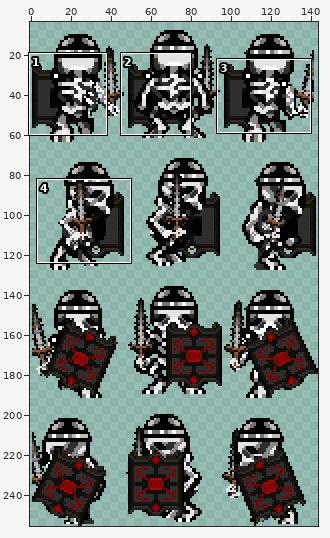
Sprite sheet, stored at data/sprites/monsters/undead/skeleton_guardian_shieldbearer.png. The first picture is a wide view before the edit; the outline marks the close-up.
Close-up. Before the edit:
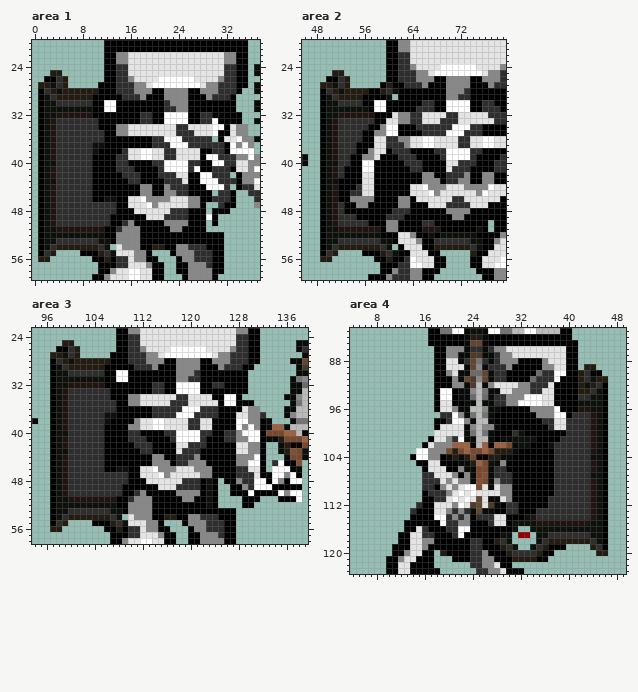
The file is 144x256 pixels. Colours within 5 levels of each other are drawn and written as one. Shown: area 1: x 0..37, y 20..59; area 2: x 46..79, y 20..59; area 3: x 94..139, y 23..58; area 4: x 4..49, y 83..123. The wide view leaves out empty margins. The commit also changed other parts of the picture, which this record leaves out.
The result:
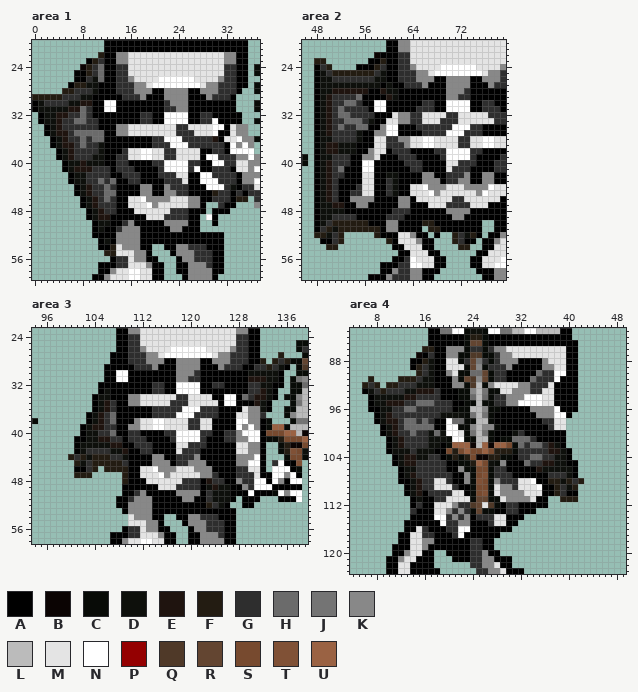
Palette (. is transparent): A #000000  B #0b0403  C #080b07  D #0e100c  E #1f140f  F #231c12  G #2e2e2e  H #6b6b6b  J #747474  K #888888  L #bbbbbb  M #e4e4e4  N #ffffff  P #940001  Q #4f3928  R #634531  S #774a2f  T #805136  U #9a6243
Edits made:
Changed rows in their new state; - is an unchanged pixel.
Area 1:
first column x 0:
22 -----------F------------------------
23 ---------AFG------------------------
24 --------BFGH------------------------
25 ---..--AAFGH------------------------
26 --....-AAGDH------------------------
27 -.....AFFDD-------------------------
28 -....--GGGD-------------------------
29 FFFF-GGGDD--------------------------
30 ADGG--DDEE--------------------------
31 AD----EEHG--------------------------
32 ------GGHG--------------------------
33 ---DE--HH---------------------------
34 -.ADE-------------------------------
35 -.ADEE-HHHHH------------------------
36 -..ADE--H-HH------------------E-----
37 -..ADEE-H-G-------------------------
38 -...ADE---GD------------------------
39 -...ADE---DD------------------------
40 -....ADDEDDD------------------------
41 -....ADEEEGGG-----------------------
42 -.....ADD-GGG--------------------G--
43 -.....ADD-GHGH----------------------
44 -......ADEGGHG-------------------D--
45 -......ADEGGHH----------------F---GA
46 -.......ADEGHG--------------------FF
47 -.......ADE-------------------------
48 -........ADE------------------------
49 -........ADEE---------------.-------
50 -.........ADD---------------.-------
51 -.........AD----------------.-------
52 -.........AA------------------------
53 -..........A------------------------
54 -..........AAF------..--------------
55 -...----....FF----------------------
56 -..-------...-----------------------
Area 2:
first column x 48:
22 ----------BA-----------------
23 FF-------AAF-----------------
24 AGF----AAAFG-----------------
25 ADG--FFFFFGD-----------------
26 ADDG-GGGGGDD-----------------
27 ADD-DDDDDDD-D----------------
28 ADDEEEEEE--ED----------------
29 ADE-GGGH----ED---------------
30 ADEG-HH----------------------
31 ADEGHGGGG--------------------
32 ADEGHHGGGG-------------------
33 ADEG-HHH-D-------------------
34 ADEGH--HH--------------------
35 ADEG---D---------------------
36 AD-G---D---------------------
37 ADE-DDD----------------------
38 ADE-DDD----------------------
39 AD-G-------------------------
40 ADEG-------------------------
41 ADEGH------------------------
42 ADEG--------DD---------------
43 ADEG--------GD---------------
44 ADEG--------GD---------------
45 ADEG--------GD---------------
46 ADEG-------------------------
47 AD--E------------------------
48 AD-DD------------------------
49 AD-G-------------------------
50 ADGFFFFFF---------FF--------.
51 AGF-FFFFFFF-------.FF------A.
52 FF-GF.....F--------.-..FG-F-.
53 --AGF.......F-------...F-AA.-
54 -.FF.........A------....--..-
55 -...----......------------.--
56 -..-------...----------------
Area 3:
first column x 97:
25 --..------------------------------------
26 -....-----------------------------------
27 .....---------------------------------F-
28 ..........-------------------------F-FGF
29 .........-------------------------GGFGDA
30 .........------------------------DDDDDA-
31 .........------------------------EEEDDA-
32 ........A------------------------GGDDAA-
33 ........AD-----------------------GGEDA--
34 .......ADD----------------------HGEEDA--
35 .......ADE------------------------EDA---
36 .......ADE-------------------------DA---
37 ......ADEGH-----------------------------
38 ......ADEGH-----------------------------
39 .....ADEEGG-----------------------------
40 .....ADD-GH-----------------------------
41 ....AADDEEGG----------------------------
42 ....ADDDDDEE----------------------------
43 ....AD---GDDE---------------------------
44 ...F-FDFFFGGD---------------------------
45 ....FD-FFFFFG---------------------------
46 ....AA-F.FFFF---------------------------
47 ....FFF.....F--------------G------------
48 ............F-------------EGG-----------
49 ............---------------EDD----------
50 ............--------------GDDD----------
51 ...........---------------GDDDA---------
52 ...........---------------FGDA----------
53 ............----------------------------
54 ............-------..-------------------
55 ...----......---------------------------
56 ..-------...----------------------------
Area 4:
first column x 6:
 86 ----------FF-----------------------------
 87 ---------BAG-----------------------------
 88 --------AAFD-----------------------------
 89 --------AFGD-------------------------..--
 90 ---------FGD------------------------....-
 91 -F----FFFGDD------------------------.....
 92 FGF-FFGGGDDD------------------------.....
 93 ADGFGGGDDEEEGAA---------------------.....
 94 -ADDDDDEEGGGGAA---------------------.....
 95 -ADDEEEGGHHHGGG---------------------.....
 96 -AADDGGHHGGGGGGA--------------------.....
 97 --ADEGGGGGGGGDDDD------------------......
 98 --ADEEGHHGHG--NHHC----------------.......
 99 ---ADEGHHHHH-ANNC-----------------.......
100 ---ADEGGHGGDHDNN---------DG-------.......
101 ----ADEGGGGDDDCN---------HHHG----A.......
102 ----ADEGGGGDDAC-----------HGHHGEDA.......
103 ----ADDDGDDDAA------------GGGGGEEDA......
104 -----ADEEDDGG-------------GGHHGGDDA......
105 -----ADEEGGGGG-------------HGGEEDDAA.....
106 ------ADDGGGGG---------------EDDDDDA.....
107 ------ADEG--GGGA---------------G--DA.....
108 ------AADE--M-GAA--------GMMN--FFDF-F....
109 -------ADE--MM-GAAC-S----GMMMN--F-DF.....
110 -------ADE----G-MACSTC---KKMMM--F-AA.....
111 --------AD-----M-MC-R----KKKM--..FFF.....
112 --------A-------GG-------------..........
113 -----------------------------............
114 ---------------------------..............
115 -------------------------A...............
116 -------------------------.--.............
117 -----------------------..-..-............
118 ----------------------...----............
119 ----------------------....--......----...
120 -------------.---------.........-------..
121 -------------------------......----------
